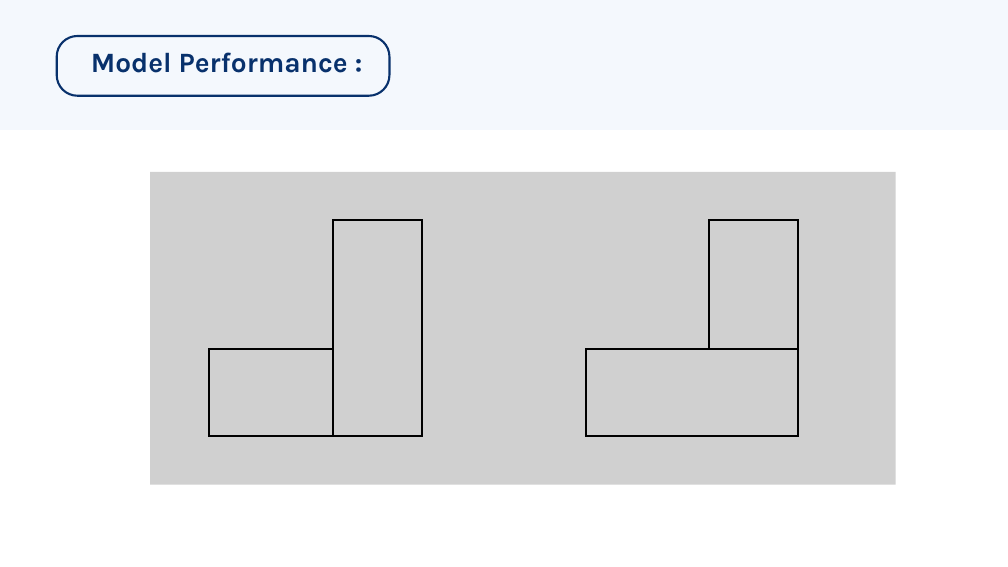
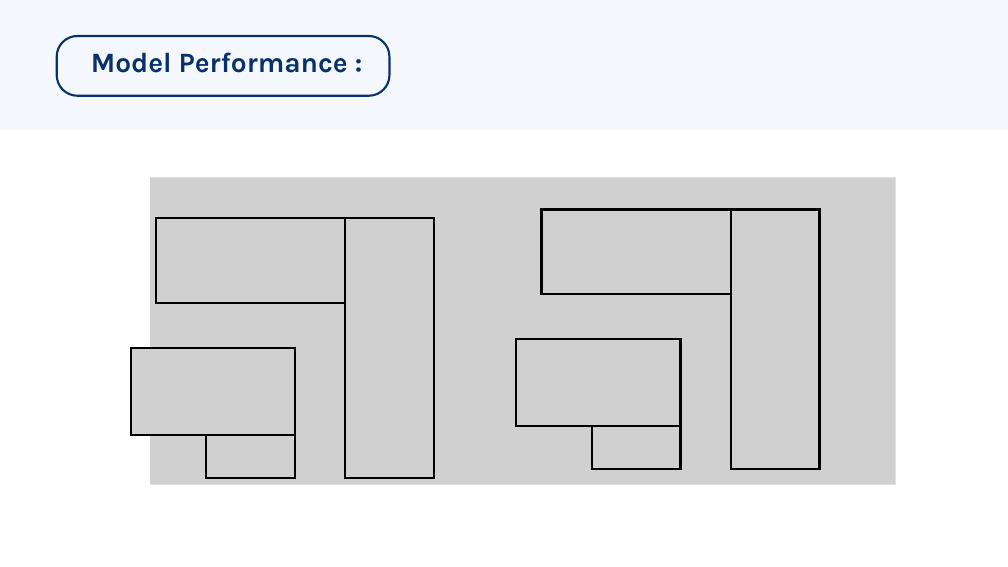
Before and after one commit to mehdhar-saggaf/NLP-news-classification-fake-real-, a slide deck: slide 15 of NLP_project/NLP-news-classification-fake-real/presentation/NLP-news-classification-fake-real.pptx. Drawn at 1008x567 pixels with LibreOffice and Linux fonts; fonts in the diff are those of the drawing; grey boxes stand for pictures. Boxes give left, top, right and bottom in pixels: in the first picture for what was removed or moved away, otherwise in the second. Text is boxed around its words. In the diff, an @@ line names an element or a change of style, - is before the commit and + after.

```diff
--- a/NLP_project/NLP-news-classification-fake-real/presentation/NLP-news-classification-fake-real.pptx
+++ b/NLP_project/NLP-news-classification-fake-real/presentation/NLP-news-classification-fake-real.pptx
@@ picture resized from (x1=150, y1=172, x2=896, y2=484) to (x1=150, y1=177, x2=896, y2=485) @@
@@ picture resized from (x1=709, y1=220, x2=798, y2=437) to (x1=731, y1=209, x2=820, y2=469) @@
@@ picture added at (x1=156, y1=218, x2=434, y2=303) @@
@@ picture resized from (x1=333, y1=220, x2=422, y2=437) to (x1=345, y1=218, x2=434, y2=478) @@
@@ picture added at (x1=541, y1=210, x2=820, y2=294) @@
@@ picture added at (x1=131, y1=348, x2=295, y2=435) @@
@@ picture added at (x1=206, y1=348, x2=295, y2=478) @@
@@ picture removed at (x1=209, y1=349, x2=421, y2=436) @@
@@ picture added at (x1=517, y1=339, x2=681, y2=426) @@
@@ picture removed at (x1=586, y1=349, x2=798, y2=436) @@
@@ picture added at (x1=592, y1=339, x2=681, y2=469) @@
```
Also in this commit, not shown: 3 other slides changed, 1 slide added.
